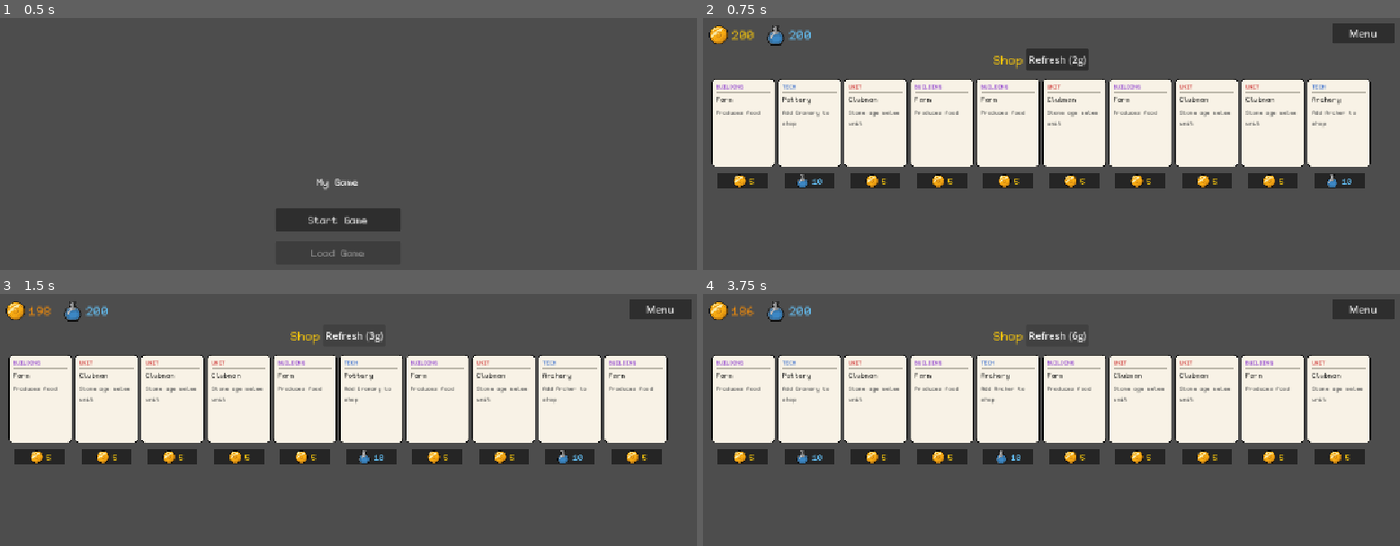
Above: before the commit, frames 1-4 (two rows, left to right).
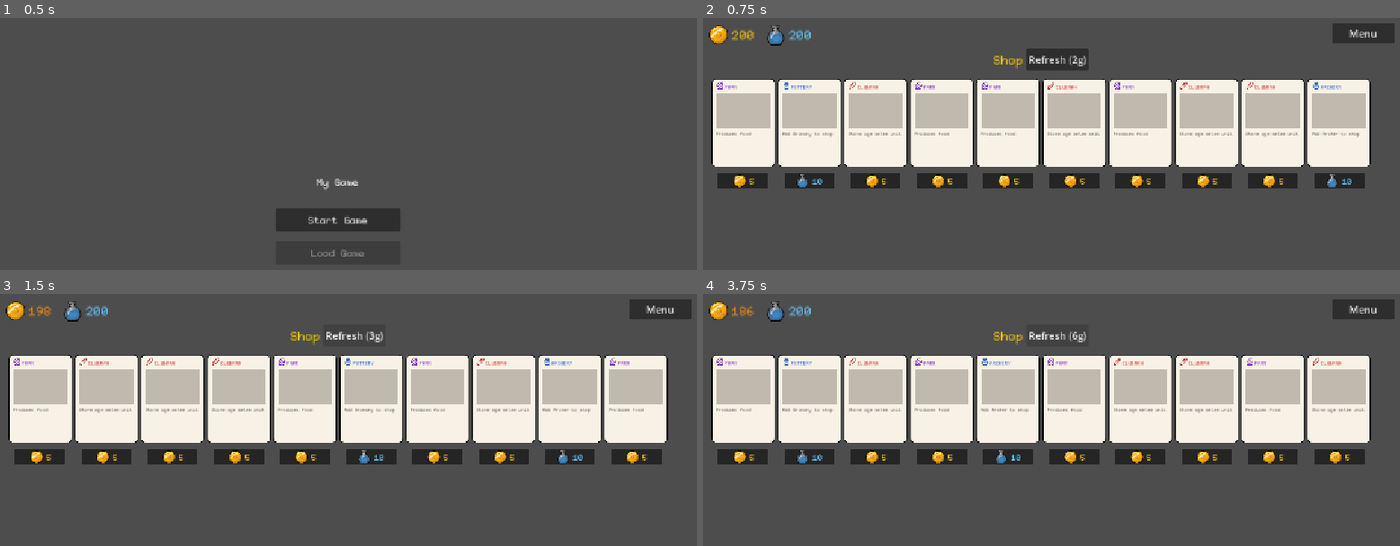
Above: after the commit, the same moments.

Repository: maomoney/proj2
Game: Godot game, scene res://main.tscn
The game is run twice, just before and just after one commit, with the same random seed, the same clock (stepped at 60 frames per second) and the same inputs.
Inputs:
- Up to frame 1 (0.5 s): no input
- Up to frame 2 (0.75 s): click "Start Game" at 0.5 s
- Up to frame 3 (1.5 s): click "Refresh (2g)" at 1.25 s
- Up to frame 4 (3.75 s): click "Refresh (3g)" at 2 s; click "Refresh (4g)" at 2.75 s; click "Refresh (5g)" at 3.5 s

Frame 1 is identical in both runs. In frame 2, 12% of the frame differs, in the area x 1-96%, y 2-63%; in frame 3, 12%; in frame 4, 12%.

Commit message:
icons

Diff:
--- a/card.gd
+++ b/card.gd
@@ -1,4 +1,25 @@
 extends Node2D
+
+static var _icon_cache: Dictionary = {}
+
+static func _get_icon_tex(png: Texture2D, cell: Vector2i, color: Color) -> ImageTexture:
+	var key := "%d_%d_%d_%x" % [png.get_rid().get_id(), cell.x, cell.y, color.to_rgba32()]
+	if _icon_cache.has(key):
+		return _icon_cache[key]
+	var src: Image = png.get_image()
+	src.convert(Image.FORMAT_RGBA8)
+	var region := Rect2i(cell.x * 16, cell.y * 16, 16, 16)
+	var img: Image = src.get_region(region)
+	for y in 16:
+		for x in 16:
+			var px := img.get_pixel(x, y)
+			if px.a < 0.5:
+				img.set_pixel(x, y, Color(0, 0, 0, 0))
+			else:
+				img.set_pixel(x, y, Color(color.r, color.g, color.b, 1.0 - px.r))
+	var tex := ImageTexture.create_from_image(img)
+	_icon_cache[key] = tex
+	return tex
 
 signal purchased
 signal mouse_entered
@@ -32,6 +53,12 @@
 const COIN_TEXTURE   := preload("res://assets/coin.png")
 const BEAKER_TEXTURE := preload("res://assets/beaker.png")
 const LABEL_FONT     := preload("res://assets/Kubasta.ttf")
+const ICON_BUILDING_PNG := preload("res://assets/Icons_Map_Markers.png")
+const ICON_BUILDING     := Vector2i(0, 3)
+const ICON_UNIT_PNG     := preload("res://assets/Icons_RPG.png")
+const ICON_UNIT         := Vector2i(0, 0)
+const ICON_TECH_PNG     := preload("res://assets/Icons_Alchemy.png")
+const ICON_TECH         := Vector2i(2, 6)
 
 const TYPE_COLORS := {
 	"Building":     Color(0.52, 0.18, 0.80),
@@ -75,25 +102,27 @@
 	var margin     := 7.0
 	var text_width := card_size.x - margin * 2.0
 
-	# Type
+	# Type with icon
 	var type_str: String = CardData.get_type(card_id)
+	var name_str: String = data.get("name", "")
 	var type_col: Color  = TYPE_COLORS.get(type_str, Color.GRAY)
-	draw_string(font, Vector2(margin, 15.0), type_str.to_upper(),
-			HORIZONTAL_ALIGNMENT_LEFT, text_width, 9, type_col)
-
-	draw_line(Vector2(margin, 21.0), Vector2(card_size.x - margin, 21.0), SEPARATOR_COLOR, 1.0)
-
-	# Name
-	var name_str: String = data.get("name", "")
-	draw_string(font, Vector2(margin, 36.0), name_str,
-			HORIZONTAL_ALIGNMENT_LEFT, text_width, 11, TEXT_COLOR)
-
-	draw_line(Vector2(margin, 43.0), Vector2(card_size.x - margin, 43.0), SEPARATOR_COLOR, 1.0)
+	var icon_png: Texture2D = {"Building": ICON_BUILDING_PNG, "Unit": ICON_UNIT_PNG, "Tech": ICON_TECH_PNG}.get(type_str, ICON_BUILDING_PNG)
+	var icon_cell: Vector2i = {"Building": ICON_BUILDING,    "Unit": ICON_UNIT,    "Tech": ICON_TECH   }.get(type_str, Vector2i(0, 0))
+	var icon_dst := Rect2(Vector2(margin, 4.0), Vector2(12.0, 12.0))
+	draw_texture_rect(_get_icon_tex(icon_png, icon_cell, type_col), icon_dst, false)
+	draw_string(font, Vector2(margin + 14.0, 15.0), name_str.to_upper(),
+			HORIZONTAL_ALIGNMENT_LEFT, text_width - 14.0, 8, type_col)
+
+	# draw_line(Vector2(margin, 21.0), Vector2(card_size.x - margin, 21.0), SEPARATOR_COLOR, 1.0)
+
+	var tile_size = card_size.x - margin * 2.0
+	draw_rect(Rect2(Vector2(margin, 22.0), Vector2(tile_size, int(tile_size * 2 / 3) )), SEPARATOR_COLOR)
+
 
 	# Description
 	var desc_str: String = data.get("description", "")
-	draw_multiline_string(font, Vector2(margin, 57.0), desc_str,
-			HORIZONTAL_ALIGNMENT_LEFT, text_width, 9, 4, TEXT_COLOR_DIM)
+	draw_multiline_string(font, Vector2(margin, 90.0), desc_str,
+			HORIZONTAL_ALIGNMENT_LEFT, text_width, 7, 4, TEXT_COLOR_DIM)
 
 	# Sell value, centered above the card (below would be off-screen for hand cards)
 	if show_cost:
@@ -103,8 +132,10 @@
 		var str_w := font.get_string_size(num_str, HORIZONTAL_ALIGNMENT_LEFT, -1, 14).x
 		var total_w := coin_size.x + 3.0 + str_w
 		var start_x := (card_size.x - total_w) / 2.0
-		draw_texture_rect(COIN_TEXTURE, Rect2(Vector2(start_x, -(coin_size.y + 3.0)), coin_size), false)
-		draw_string(font, Vector2(start_x + coin_size.x + 3.0, -7.0), num_str,
+		var coin_y := -(coin_size.y + 3.0)
+		var coin_center_y := coin_y + coin_size.y * 0.5
+		draw_texture_rect(COIN_TEXTURE, Rect2(Vector2(start_x, coin_y), coin_size), false)
+		draw_string(font, Vector2(start_x + coin_size.x + 3.0, coin_center_y + 5.0), num_str,
 						HORIZONTAL_ALIGNMENT_LEFT, -1, 14, GOLD_COLOR)
 
 	if preview_only:
@@ -124,8 +155,10 @@
 		var below_y := card_size.y + 6.0
 		draw_rect(Rect2(Vector2(bg_x, below_y), Vector2(bg_w, bg_h)), Color(0.12, 0.12, 0.12, 0.85))
 		start_x = bg_x + pad.x
-		draw_texture_rect(icon, Rect2(Vector2(start_x, below_y + pad.y), coin_size), false)
-		draw_string(font, Vector2(start_x + coin_size.x + 3.0, below_y + pad.y + 14.0), num_str,
+		var icon_y := below_y + pad.y
+		var icon_center_y := icon_y + coin_size.y * 0.5
+		draw_texture_rect(icon, Rect2(Vector2(start_x, icon_y), coin_size), false)
+		draw_string(font, Vector2(start_x + coin_size.x + 3.0, icon_center_y + 5.0), num_str,
 				HORIZONTAL_ALIGNMENT_LEFT, -1, 14, cost_color)
 
 func _input(event: InputEvent) -> void:
Binary file added: assets/Icons_Alchemy.png
Not shown, added: assets/Icons_Alchemy.png.import
Binary file added: assets/Icons_Map_Markers.png
Not shown, added: assets/Icons_Map_Markers.png.import
Binary file added: assets/Icons_RPG.png
Not shown, added: assets/Icons_RPG.png.import
Binary file changed: assets/beaker.png
